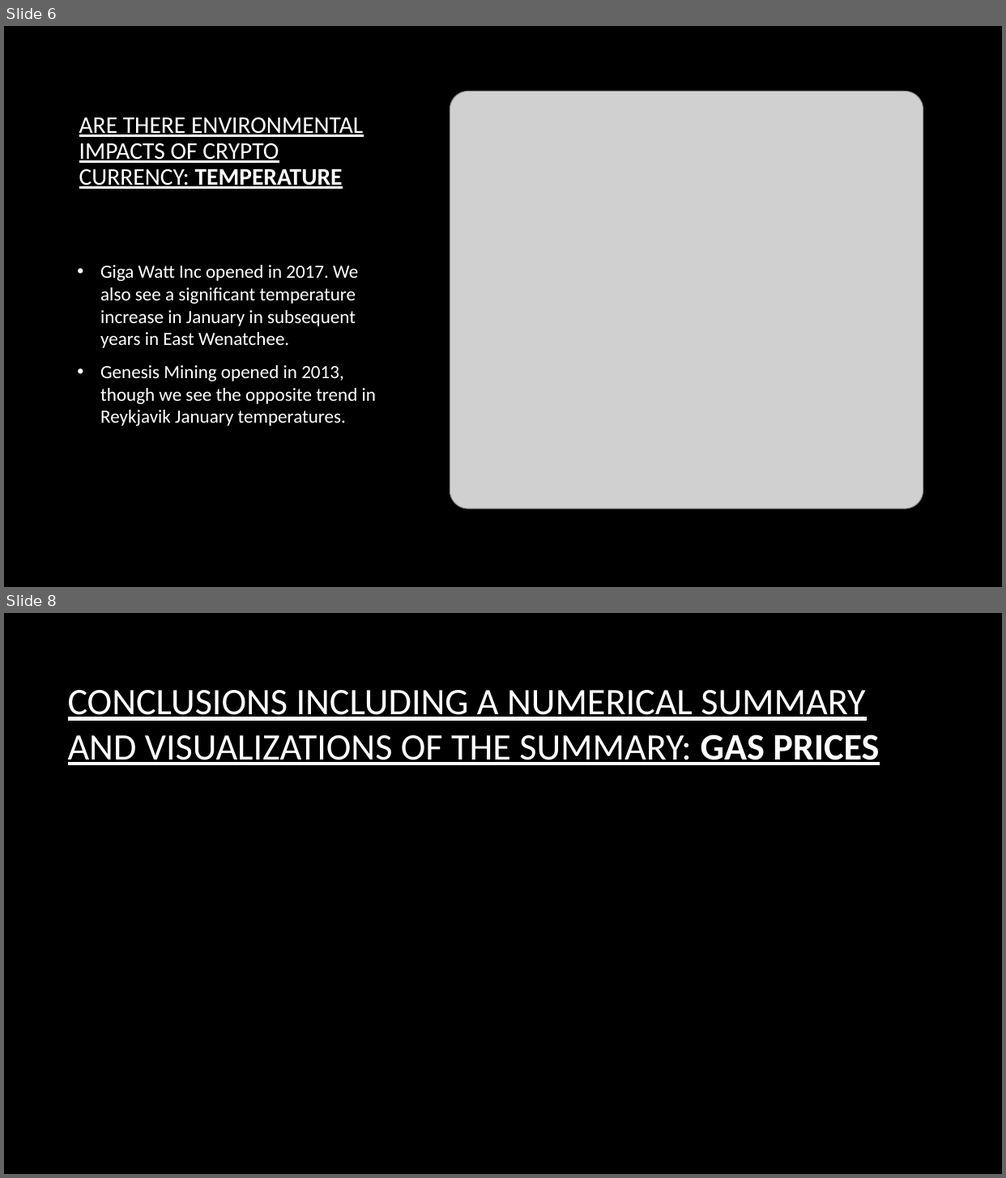
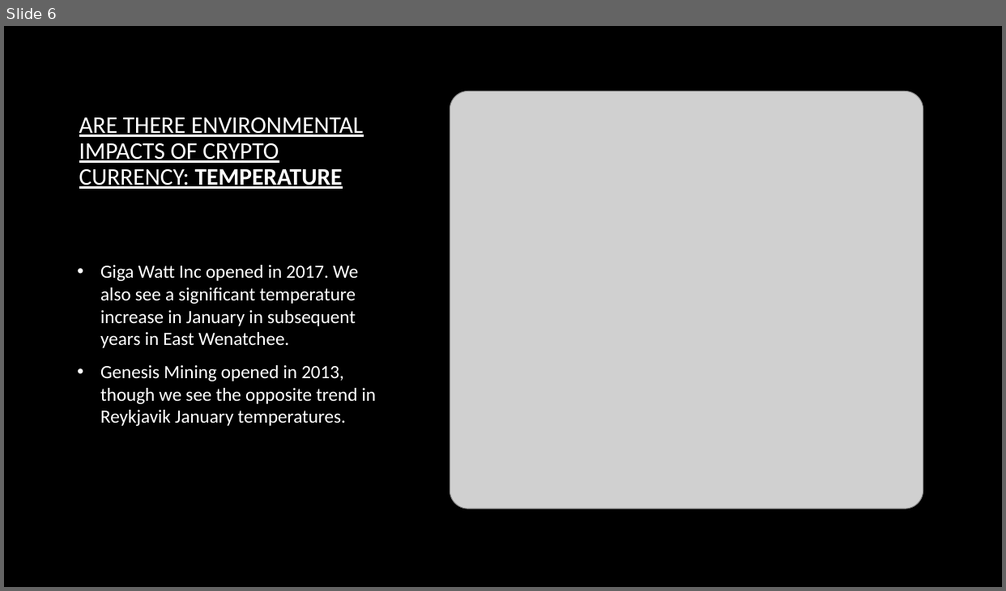
Before and after one commit to CharlotteC21/Cryptocurreny-Trend-Analysis-Group-Project, a slide deck: PPT Crypto Trend Group Project.pptx. Shown one above the other, each under a label of ours: slides 6 and 8 before the commit, slide 6 after it; the slides between them are not shown. The pictures are 1006x1178 and 1006x591 pixels, drawn with LibreOffice and Linux fonts; fonts in the diff are those of the drawing; grey boxes stand for pictures; background and template pictures are left out. Boxes give left, top, right and bottom in pixels: in the first picture for what was removed or moved away, otherwise in the second. Text is boxed around its words. In the diff, an @@ line names an element or a change of style, - is before the commit and + after.

```diff
--- a/PPT Crypto Trend Group Project.pptx
+++ b/PPT Crypto Trend Group Project.pptx
@@ slide 8 removed at (x1=4, y1=613, x2=1002, y2=1174), background picture (left out) @@
@@ title removed at (x1=68, y1=690, x2=879, y2=765) @@
-CONCLUSIONS INCLUDING A NUMERICAL SUMMARY AND VISUALIZATIONS OF THE SUMMARY: GAS PRICES
```
Also in this commit, not shown: 4 slides changed, 3 slides added, 6 other files.
